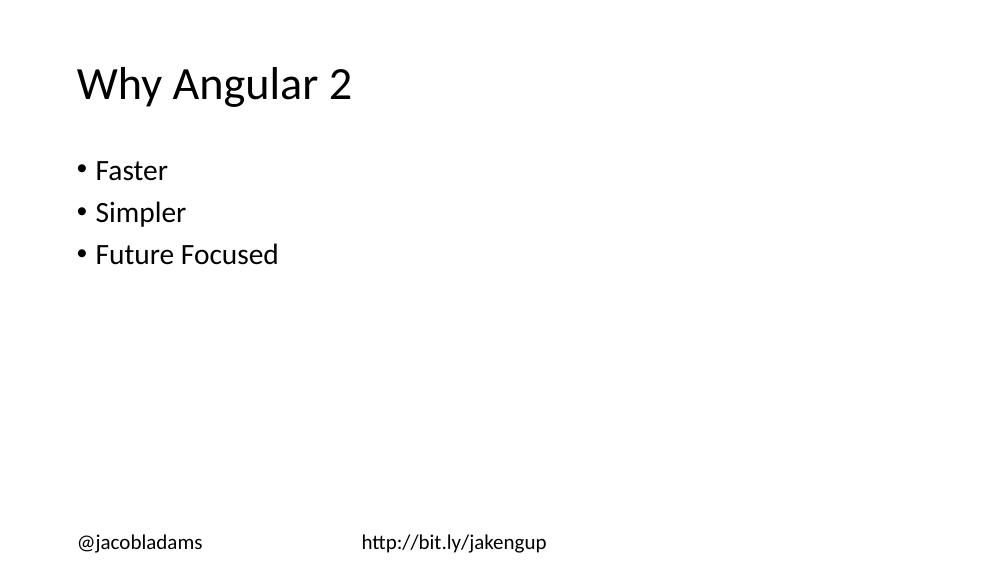
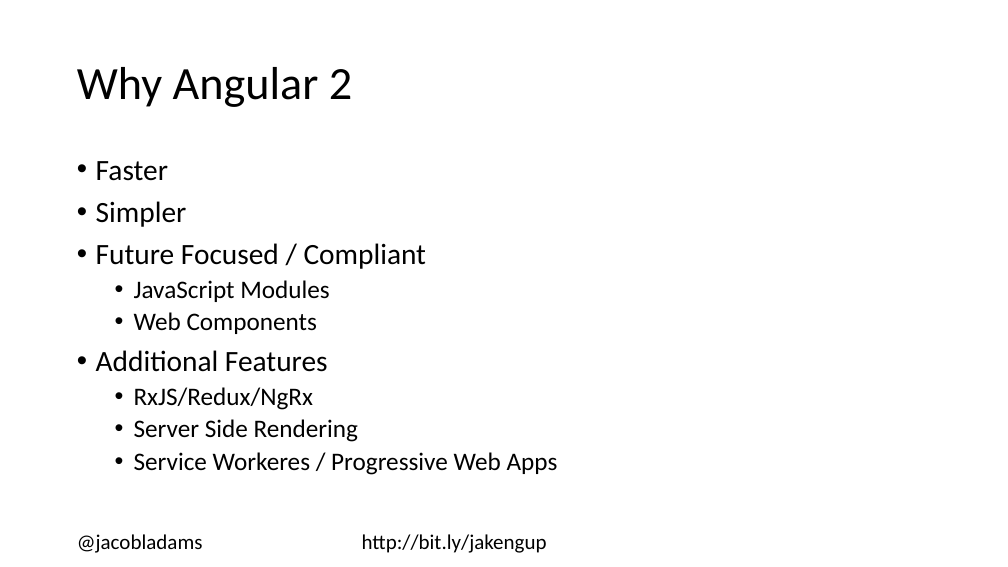
Before and after one commit to jacobladams/upgrading-from-angularjs-1-to-angular-2-plus-presentation, a slide deck: slide 9 of Upgrading from AngularJS 1 to Angular 2+.pptx. Drawn at 1008x567 pixels with LibreOffice and Linux fonts; fonts in the diff are those of the drawing. Boxes give left, top, right and bottom in pixels: in the first picture for what was removed or moved away, otherwise in the second. Text is boxed around its words. In the diff, an @@ line names an element or a change of style, - is before the commit and + after.

```diff
--- a/Upgrading from AngularJS 1 to Angular 2+.pptx
+++ b/Upgrading from AngularJS 1 to Angular 2+.pptx
@@ text at (96, 243, 558, 475): text changed; size 28 to 24 pt @@
-• Future Focused
+• Future Focused / Compliant
+  • JavaScript Modules
+  • Web Components
+• Additional Features
+  • RxJS/Redux/NgRx
+  • Server Side Rendering
+  • Service Workeres / Progressive Web Apps
```
Also in this commit, not shown: 2 other slides changed, 1 slide added.
